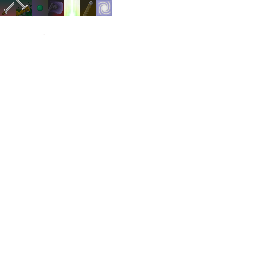
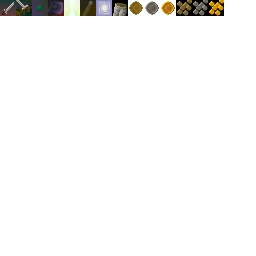
Revision of a layered (256, 256) image; what changed, layer by layer:
painted on "spawners" over [112, 0, 224, 16]
painted on "Background" over [176, 0, 224, 16]
